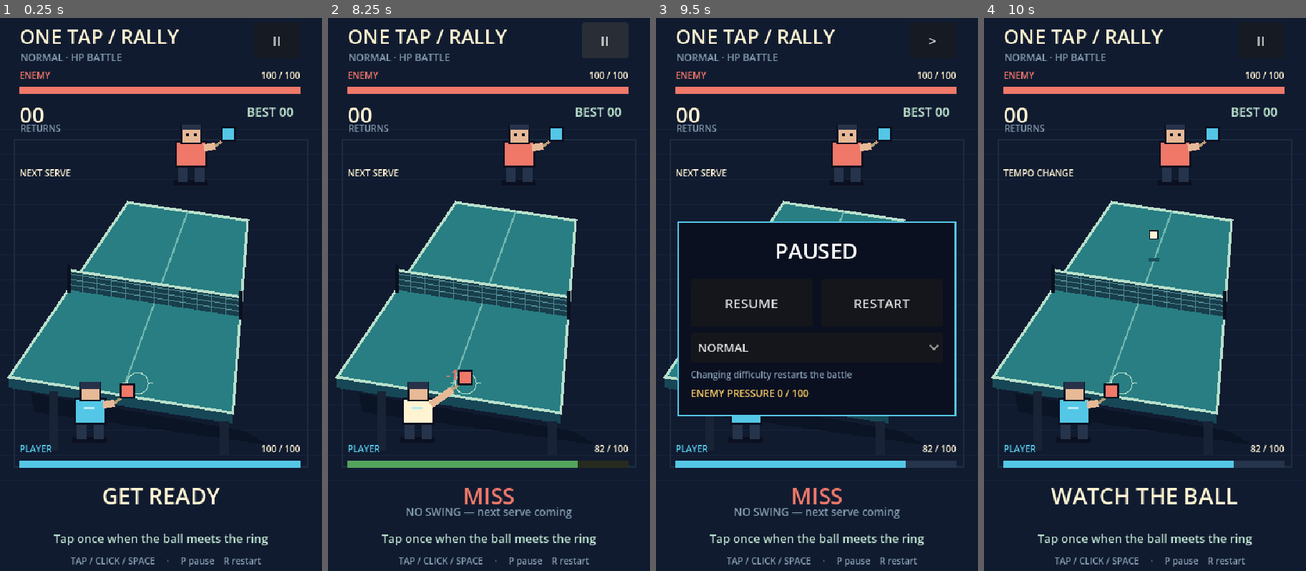
Above: before the commit, frames 1-4 (left to right).
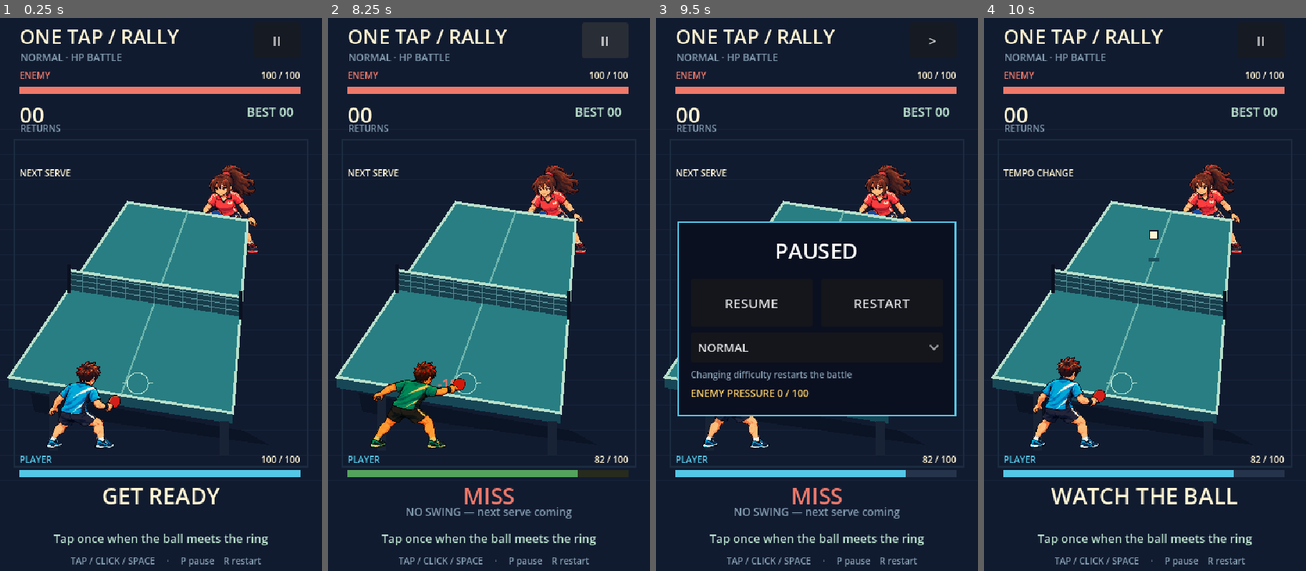
Above: after the commit, the same moments.

Repository: gy-kim-debug/project-table-tennis-battle
Game: Godot game, scene res://scenes/battle/battle.tscn
Two runs of this game, one before a commit and one after it. Both use one fixed random seed, a clock stepped at 60 frames per second and the inputs below.
Inputs (mouse positions are in pixels of both pictures, inside the frame that each line leads up to):
- Up to frame 1 (0.25 s): no input
- Up to frame 2 (8.25 s): click "II" at 0.5 s; click "RESTART" at 1.25 s; click "RESTART" at 2 s; click "RESTART" at 2.75 s; click "NORMAL" at 3.5 s; click "NORMAL" at 4.25 s; click ">" at 5 s; click "II" at 5.75 s; click "RESUME" at 6.5 s; click "II" at 7.25 s; click ">" at 8 s
- Up to frame 3 (9.5 s): tap Enter at 8.75 s; move the mouse to (887, 261) at 8.77 s; tap P at 8.85 s; click (887, 261) at 8.92 s; tap Space at 9.02 s
- Up to frame 4 (10 s): click "RESUME" at 9.5 s

The runs differ from the first frame. In frame 1, 6.2% of the frame differs, in the area x 6-94%, y 19-84%; in frame 2, 6.0%; in frame 3, 4.7%; in frame 4, 6.1%.

Commit message:
feat: add normalized 128px character animations and clock-aligned playback

Diff:
--- /dev/null
+++ b/assets/characters/enemy/frames.tres
@@ -0,0 +1,68 @@
+[gd_resource type="SpriteFrames" load_steps=18 format=3]
+
+[ext_resource type="Texture2D" path="res://assets/characters/enemy/enemy_idle.png" id="1"]
+[ext_resource type="Texture2D" path="res://assets/characters/enemy/enemy_swing.png" id="2"]
+[ext_resource type="Texture2D" path="res://assets/characters/enemy/enemy_miss.png" id="3"]
+
+[sub_resource type="AtlasTexture" id="idle_0"]
+atlas = ExtResource("1")
+region = Rect2(0, 0, 128, 128)
+
+[sub_resource type="AtlasTexture" id="idle_1"]
+atlas = ExtResource("1")
+region = Rect2(128, 0, 128, 128)
+
+[sub_resource type="AtlasTexture" id="idle_2"]
+atlas = ExtResource("1")
+region = Rect2(256, 0, 128, 128)
+
+[sub_resource type="AtlasTexture" id="idle_3"]
+atlas = ExtResource("1")
+region = Rect2(384, 0, 128, 128)
+
+[sub_resource type="AtlasTexture" id="swing_0"]
+atlas = ExtResource("2")
+region = Rect2(0, 0, 128, 128)
+
+[sub_resource type="AtlasTexture" id="swing_1"]
+atlas = ExtResource("2")
+region = Rect2(128, 0, 128, 128)
+
+[sub_resource type="AtlasTexture" id="swing_2"]
+atlas = ExtResource("2")
+region = Rect2(256, 0, 128, 128)
+
+[sub_resource type="AtlasTexture" id="swing_3"]
+atlas = ExtResource("2")
+region = Rect2(384, 0, 128, 128)
+
+[sub_resource type="AtlasTexture" id="swing_4"]
+atlas = ExtResource("2")
+region = Rect2(512, 0, 128, 128)
+
+[sub_resource type="AtlasTexture" id="swing_5"]
+atlas = ExtResource("2")
+region = Rect2(640, 0, 128, 128)
+
+[sub_resource type="AtlasTexture" id="miss_0"]
+atlas = ExtResource("3")
+region = Rect2(0, 0, 128, 128)
+
+[sub_resource type="AtlasTexture" id="miss_1"]
+atlas = ExtResource("3")
+region = Rect2(128, 0, 128, 128)
+
+[sub_resource type="AtlasTexture" id="miss_2"]
+atlas = ExtResource("3")
+region = Rect2(256, 0, 128, 128)
+
+[sub_resource type="AtlasTexture" id="miss_3"]
+atlas = ExtResource("3")
+region = Rect2(384, 0, 128, 128)
+
+[resource]
+animations = [
+{"frames": [{"duration": 1.0, "texture": SubResource("idle_0")}, {"duration": 1.0, "texture": SubResource("idle_1")}, {"duration": 1.0, "texture": SubResource("idle_2")}, {"duration": 1.0, "texture": SubResource("idle_3")}], "loop": true, "name": &"idle", "speed": 4.0},
+{"frames": [{"duration": 1.0, "texture": SubResource("swing_0")}, {"duration": 1.0, "texture": SubResource("swing_1")}, {"duration": 1.0, "texture": SubResource("swing_2")}, {"duration": 1.0, "texture": SubResource("swing_3")}, {"duration": 1.0, "texture": SubResource("swing_4")}, {"duration": 1.0, "texture": SubResource("swing_5")}], "loop": false, "name": &"swing", "speed": 20.0},
+{"frames": [{"duration": 1.0, "texture": SubResource("miss_0")}, {"duration": 1.0, "texture": SubResource("miss_1")}, {"duration": 1.0, "texture": SubResource("miss_2")}, {"duration": 1.0, "texture": SubResource("miss_3")}], "loop": false, "name": &"miss", "speed": 10.0},
+]
--- /dev/null
+++ b/assets/characters/player/frames.tres
@@ -0,0 +1,68 @@
+[gd_resource type="SpriteFrames" load_steps=18 format=3]
+
+[ext_resource type="Texture2D" path="res://assets/characters/player/player_idle.png" id="1"]
+[ext_resource type="Texture2D" path="res://assets/characters/player/player_swing.png" id="2"]
+[ext_resource type="Texture2D" path="res://assets/characters/player/player_miss.png" id="3"]
+
+[sub_resource type="AtlasTexture" id="idle_0"]
+atlas = ExtResource("1")
+region = Rect2(0, 0, 128, 128)
+
+[sub_resource type="AtlasTexture" id="idle_1"]
+atlas = ExtResource("1")
+region = Rect2(128, 0, 128, 128)
+
+[sub_resource type="AtlasTexture" id="idle_2"]
+atlas = ExtResource("1")
+region = Rect2(256, 0, 128, 128)
+
+[sub_resource type="AtlasTexture" id="idle_3"]
+atlas = ExtResource("1")
+region = Rect2(384, 0, 128, 128)
+
+[sub_resource type="AtlasTexture" id="swing_0"]
+atlas = ExtResource("2")
+region = Rect2(0, 0, 128, 128)
+
+[sub_resource type="AtlasTexture" id="swing_1"]
+atlas = ExtResource("2")
+region = Rect2(128, 0, 128, 128)
+
+[sub_resource type="AtlasTexture" id="swing_2"]
+atlas = ExtResource("2")
+region = Rect2(256, 0, 128, 128)
+
+[sub_resource type="AtlasTexture" id="swing_3"]
+atlas = ExtResource("2")
+region = Rect2(384, 0, 128, 128)
+
+[sub_resource type="AtlasTexture" id="swing_4"]
+atlas = ExtResource("2")
+region = Rect2(512, 0, 128, 128)
+
+[sub_resource type="AtlasTexture" id="swing_5"]
+atlas = ExtResource("2")
+region = Rect2(640, 0, 128, 128)
+
+[sub_resource type="AtlasTexture" id="miss_0"]
+atlas = ExtResource("3")
+region = Rect2(0, 0, 128, 128)
+
+[sub_resource type="AtlasTexture" id="miss_1"]
+atlas = ExtResource("3")
+region = Rect2(128, 0, 128, 128)
+
+[sub_resource type="AtlasTexture" id="miss_2"]
+atlas = ExtResource("3")
+region = Rect2(256, 0, 128, 128)
+
+[sub_resource type="AtlasTexture" id="miss_3"]
+atlas = ExtResource("3")
+region = Rect2(384, 0, 128, 128)
+
+[resource]
+animations = [
+{"frames": [{"duration": 1.0, "texture": SubResource("idle_0")}, {"duration": 1.0, "texture": SubResource("idle_1")}, {"duration": 1.0, "texture": SubResource("idle_2")}, {"duration": 1.0, "texture": SubResource("idle_3")}], "loop": true, "name": &"idle", "speed": 4.0},
+{"frames": [{"duration": 1.0, "texture": SubResource("swing_0")}, {"duration": 1.0, "texture": SubResource("swing_1")}, {"duration": 1.0, "texture": SubResource("swing_2")}, {"duration": 1.0, "texture": SubResource("swing_3")}, {"duration": 1.0, "texture": SubResource("swing_4")}, {"duration": 1.0, "texture": SubResource("swing_5")}], "loop": false, "name": &"swing", "speed": 20.0},
+{"frames": [{"duration": 1.0, "texture": SubResource("miss_0")}, {"duration": 1.0, "texture": SubResource("miss_1")}, {"duration": 1.0, "texture": SubResource("miss_2")}, {"duration": 1.0, "texture": SubResource("miss_3")}], "loop": false, "name": &"miss", "speed": 10.0},
+]
--- a/scripts/battle.gd
+++ b/scripts/battle.gd
@@ -86,6 +86,7 @@
 func _on_judged(grade: int, error_ms: float) -> void:
 	ui.show_judgement(grade, error_ms, float(clock.now_us()) / 1000000.0)
 	court.swing_at = float(clock.now_us()) / 1000000.0
+	court.animate_player(grade, court.swing_at, float(rally.contact_us) / 1000000.0)
 
 func _on_returned(_count: int) -> void:
 	court.contact_at = float(clock.now_us()) / 1000000.0
@@ -102,6 +103,7 @@
 func _on_enemy_defended(grade: int) -> void:
 	ui.show_enemy_defense(grade, float(clock.now_us()) / 1000000.0)
 	court.enemy_swing_at = float(clock.now_us()) / 1000000.0
+	court.animate_enemy(grade, court.enemy_swing_at)
 
 func _on_damaged(side: int, amount: int, _remaining: int) -> void:
 	var now: float = float(clock.now_us()) / 1000000.0
--- /dev/null
+++ b/scripts/presentation/character_animator.gd
@@ -0,0 +1,67 @@
+extends RefCounted
+
+# Presentation-only: frame selection follows the same paused game clock as the ball.
+var frames: SpriteFrames
+var pivot: Vector2 = Vector2(64, 116)
+var racket_contact: Vector2 = Vector2(112, 52)
+var contact_frame: int = 3
+var animation: StringName = &"idle"
+var started_us: int = 0
+var last_now: float = 0.0
+
+func configure(role: String) -> bool:
+	var path: String = "res://assets/characters/%s/frames.tres" % role
+	if not ResourceLoader.exists(path):
+		return false
+	frames = load(path) as SpriteFrames
+	var metadata_path: String = "res://assets/characters/%s/manifest.json" % role
+	if FileAccess.file_exists(metadata_path):
+		var metadata: Variant = JSON.parse_string(FileAccess.get_file_as_string(metadata_path))
+		if metadata is Dictionary:
+			var point: Array = metadata.get("contact_point", [112, 52])
+			racket_contact = Vector2(point[0], point[1])
+			var anchor: Array = metadata.get("pivot", [64, 116])
+			pivot = Vector2(anchor[0], anchor[1])
+			contact_frame = int(metadata.get("contact_frame", 3))
+	return available()
+
+func available() -> bool:
+	return frames != null and frames.has_animation(&"idle") and frames.has_animation(&"swing") and frames.has_animation(&"miss")
+
+func reset() -> void:
+	animation = &"idle"
+	started_us = 0
+
+func swing_at(contact_time: float) -> void:
+	if not available():
+		return
+	animation = &"swing"
+	# The contact pose aligns to the logical contact time; it cannot change judgement.
+	started_us = roundi(contact_time * 1000000.0) - roundi(float(contact_frame) * 1000000.0 / frames.get_animation_speed(&"swing"))
+
+func miss_at(now: float) -> void:
+	if not available():
+		return
+	animation = &"miss"
+	started_us = roundi(now * 1000000.0)
+
+func index_at(now: float) -> int:
+	last_now = now
+	if not available():
+		return 0
+	var count: int = frames.get_frame_count(animation)
+	var fps: float = frames.get_animation_speed(animation)
+	var elapsed_us: int = maxi(0, roundi(now * 1000000.0) - started_us)
+	if animation != &"idle" and elapsed_us >= roundi(float(count) * 1000000.0 / fps):
+		animation = &"idle"
+		started_us = roundi(now * 1000000.0)
+		count = frames.get_frame_count(animation)
+		fps = frames.get_animation_speed(animation)
+		elapsed_us = 0
+	return mini(count - 1, int(float(elapsed_us) * fps / 1000000.0)) if animation != &"idle" else int(float(elapsed_us) * fps / 1000000.0) % count
+
+func texture_at(now: float) -> Texture2D:
+	if not available():
+		return null
+	var index: int = index_at(now)
+	return frames.get_frame_texture(animation, index)
--- a/scripts/presentation/court_view.gd
+++ b/scripts/presentation/court_view.gd
@@ -1,8 +1,14 @@
 extends Node2D
 
+const Animator = preload("res://scripts/presentation/character_animator.gd")
 const Rally = preload("res://scripts/core/rally_manager.gd")
 const INK = Color("0b1020")
 const LINE = Color("b9dfcb")
+var player_actor: RefCounted = Animator.new()
+var enemy_actor: RefCounted = Animator.new()
+var last_ball_id: int = -1
+var player_contact: Vector2
+var enemy_contact: Vector2
 var time_seconds: float = 0.0
 var ball: Vector3 = Vector3.ZERO
 var show_ball: bool = false
@@ -25,8 +31,17 @@
 	var half_width: float = lerpf(67.0, 125.0, point.y)
 	return Vector2(center.x + point.x * half_width, center.y + point.x * lerpf(10.0, 20.0, point.y) - (0.0 if ground else point.z))
 
+func _ready() -> void:
+	player_actor.configure("player")
+	enemy_actor.configure("enemy")
+
 func update_state(model: RefCounted, now_us: int) -> void:
 	time_seconds = float(now_us) / 1000000.0
+	player_contact = project_point(model.pattern.hit_point)
+	enemy_contact = project_point(model.pattern.start_point)
+	if model.ball_visible() and model.ball_id != last_ball_id:
+		last_ball_id = model.ball_id
+		enemy_actor.swing_at(float(model.phase_start_us) / 1000000.0)
 	show_ball = model.ball_visible()
 	strong_ball = model.incoming_strong and model.state != Rally.State.PLAYER_RETURN
 	waiting = not show_ball
@@ -41,6 +56,9 @@
 	enemy_swing_at = -10.0
 	player_hit_at = -10.0
 	enemy_hit_at = -10.0
+	player_actor.reset()
+	enemy_actor.reset()
+	last_ball_id = -1
 
 func _draw() -> void:
 	draw_rect(Rect2(0, 0, 360, 640), Color("111b30"))
@@ -50,7 +68,7 @@
 	draw_rect(Rect2(16, 153, 328, 365), Color("1b2b40"), false, 2)
 	draw_colored_polygon(PackedVector2Array([Vector2(34, 436), Vector2(273, 478), Vector2(302, 494), Vector2(39, 457)]), Color("0b1424"))
 	# Opponent faces the player, fixed in place.
-	_character(Vector2(213, 200), false, time_seconds - enemy_swing_at < 0.22)
+	_character(_anchor(false), false, time_seconds - enemy_swing_at < 0.22)
 	var corners: PackedVector2Array = PackedVector2Array([
 		project_point(Vector3(-1, 0, 0)), project_point(Vector3(1, 0, 0)),
 		project_point(Vector3(1, 1, 0)), project_point(Vector3(-1, 1, 0))])
@@ -82,7 +100,7 @@
 	if time_seconds - bounce_at < 0.16:
 		var r: float = 3.0 + (time_seconds - bounce_at) * 45.0
 		draw_arc(bounce_position, r, 0, TAU, 12, Color("fff4d2"), 1)
-	_character(Vector2(100, 487), true, time_seconds - swing_at < 0.22)
+	_character(_anchor(true), true, time_seconds - swing_at < 0.22)
 	if show_ball:
 		var pos: Vector2 = project_point(ball).round()
 		var shadow: Vector2 = project_point(ball, true).round()
@@ -102,6 +120,11 @@
 	if time_seconds - hit_at < 0.75:
 		var amount: int = player_damage if player else enemy_damage
 		draw_string(ThemeDB.fallback_font, feet + Vector2(32, -65 - (time_seconds - hit_at) * 18.0), "-%d" % amount, HORIZONTAL_ALIGNMENT_LEFT, -1, 16, Color("ef7869"))
+	var actor: RefCounted = player_actor if player else enemy_actor
+	if actor.available():
+		var tint: Color = Color("ffd166") if time_seconds - hit_at < 0.3 else Color.WHITE
+		draw_texture(actor.texture_at(time_seconds), (feet - actor.pivot).round(), tint)
+		return
 	draw_rect(Rect2(feet + Vector2(-19, -2), Vector2(38, 6)), INK)
 	draw_rect(Rect2(feet + Vector2(-14, -20), Vector2(11, 20)), Color("26344b"))
 	draw_rect(Rect2(feet + Vector2(5, -20), Vector2(11, 20)), Color("26344b"))
@@ -128,3 +151,21 @@
 	else:
 		enemy_hit_at = now
 		enemy_damage = amount
+
+func _anchor(player: bool) -> Vector2:
+	var actor: RefCounted = player_actor if player else enemy_actor
+	if actor.available():
+		return (player_contact if player else enemy_contact) - (actor.racket_contact - actor.pivot)
+	return Vector2(100, 487) if player else Vector2(213, 200)
+
+func animate_player(grade: int, now: float, contact_time: float) -> void:
+	if grade == 3:
+		player_actor.miss_at(now)
+	else:
+		player_actor.swing_at(contact_time)
+
+func animate_enemy(grade: int, now: float) -> void:
+	if grade == 3:
+		enemy_actor.miss_at(now)
+	else:
+		enemy_actor.swing_at(now)
--- a/scripts/presentation/prototype_ui.gd
+++ b/scripts/presentation/prototype_ui.gd
@@ -101,10 +101,10 @@
 	enemy_hp_label = _label("100 / 100", Vector2(218, 74), Vector2(118, 16), 10, Color("fff4d2"))
 	enemy_hp_label.horizontal_alignment = HORIZONTAL_ALIGNMENT_RIGHT
 	enemy_hp_bar = _hp_bar(Vector2(22, 94), Color("ef7869"))
-	_label("PLAYER", Vector2(22, 491), Vector2(120, 16), 10, Color("54c7e6"))
-	player_hp_label = _label("100 / 100", Vector2(218, 491), Vector2(118, 16), 10, Color("fff4d2"))
+	_label("PLAYER", Vector2(22, 503), Vector2(120, 16), 10, Color("54c7e6"))
+	player_hp_label = _label("100 / 100", Vector2(218, 503), Vector2(118, 16), 10, Color("fff4d2"))
 	player_hp_label.horizontal_alignment = HORIZONTAL_ALIGNMENT_RIGHT
-	player_hp_bar = _hp_bar(Vector2(22, 511), Color("54c7e6"))
+	player_hp_bar = _hp_bar(Vector2(22, 522), Color("54c7e6"))
 	defense_label = _label("", Vector2(22, 160), Vector2(148, 20), 11, Color("b9dfcb"))
 	pattern_label = _label("BASIC RETURN", Vector2(22, 183), Vector2(148, 18), 10, Color("fff4d2"))
 	_build_result_panel()
--- /dev/null
+++ b/tests/character_render_smoke.gd
@@ -0,0 +1,88 @@
+extends SceneTree
+
+const Scene = preload("res://scenes/battle/battle.tscn")
+const Fixture = preload("res://tests/fixtures/defense_ai.gd")
+var battle: Node
+var output: String = "user://character-smoke"
+
+func _initialize() -> void:
+	_run.call_deferred()
+
+func capture(name: String) -> void:
+	await RenderingServer.frame_post_draw
+	assert(root.get_texture().get_image().save_png(output.path_join(name + ".png")) == OK)
+	print("CAPTURE ", name)
+
+func at_time(now_us: int, advance: bool = true) -> void:
+	battle.clock.origin_us = Time.get_ticks_usec() - now_us
+	battle.clock.excluded_us = 0
+	if advance:
+		battle.combat.advance(now_us)
+	battle._refresh()
+	await process_frame
+
+func _run() -> void:
+	if DisplayServer.get_name() == "headless":
+		push_error("Character render test requires a display")
+		quit(1)
+		return
+	var args: PackedStringArray = OS.get_cmdline_user_args()
+	if not args.is_empty():
+		output = args[0]
+	DirAccess.make_dir_recursive_absolute(output)
+	battle = Scene.instantiate()
+	root.add_child(battle)
+	await process_frame
+	battle.set_process(false)
+	battle.backgrounded = false
+	battle.manually_paused = false
+	battle._sync_pause()
+	var fixture: RefCounted = Fixture.new()
+	battle.combat.enemy = fixture
+	battle.rally.enemy = fixture
+	battle.restart()
+	assert(battle.court.player_actor.available() and battle.court.enemy_actor.available())
+	var start: int = battle.rally.phase_start_us
+	await at_time(start + 500000)
+	await capture("character-idle")
+	await at_time(start + 800000)
+	var target: int = battle.rally.target_us
+	await at_time(target - 120000)
+	battle.request_swing()
+	await at_time(target - 100000, false)
+	await capture("character-backswing")
+	await at_time(target)
+	assert(battle.court.player_actor.index_at(float(target) / 1000000) == 3)
+	var contact: Vector2 = battle.court._anchor(true) + battle.court.player_actor.racket_contact - battle.court.player_actor.pivot
+	assert(contact.distance_to(battle.court.player_contact) < 0.001)
+	await capture("character-contact")
+	await at_time(target + 100000)
+	await capture("character-follow-through")
+	await at_time(battle.rally.phase_start_us + 850000)
+	await capture("character-enemy-contact")
+	var miss_time: int = battle.rally.target_us + 180001
+	await at_time(miss_time)
+	await at_time(miss_time + 100000, false)
+	await capture("character-player-miss")
+	battle.toggle_pause()
+	battle._refresh()
+	var paused_index: int = battle.court.player_actor.index_at(float(battle.clock.now_us()) / 1000000)
+	await create_timer(0.2).timeout
+	battle._refresh()
+	assert(battle.court.player_actor.index_at(float(battle.clock.now_us()) / 1000000) == paused_index)
+	await capture("character-paused")
+	battle.restart()
+	assert(battle.court.player_actor.animation == &"idle" and battle.court.enemy_actor.animation == &"idle")
+	battle.toggle_pause()
+	fixture.grade = 3
+	start = battle.rally.phase_start_us
+	await at_time(start + 800000)
+	target = battle.rally.target_us
+	await at_time(target)
+	battle.request_swing()
+	await at_time(target)
+	await at_time(battle.rally.phase_start_us + 850000)
+	await at_time(battle.rally.phase_start_us + 100000, false)
+	await capture("character-enemy-miss")
+	print("CHARACTER RENDER PASS: idle/swing/contact/miss, pause freezes frames, restart clears actions")
+	quit()
--- /dev/null
+++ b/tests/character_tests.gd
@@ -0,0 +1,58 @@
+extends RefCounted
+
+const Animator = preload("res://scripts/presentation/character_animator.gd")
+
+func run(check: Callable) -> void:
+	var frames: SpriteFrames = SpriteFrames.new()
+	frames.remove_animation(&"default")
+	for entry in [["idle", 4, 4.0], ["swing", 6, 20.0], ["miss", 4, 10.0]]:
+		frames.add_animation(entry[0])
+		frames.set_animation_speed(entry[0], entry[2])
+		for i in range(entry[1]):
+			var image: Image = Image.create_empty(128, 128, false, Image.FORMAT_RGBA8)
+			image.fill(Color(float(i) / 6.0, 0, 0, 1))
+			frames.add_frame(entry[0], ImageTexture.create_from_image(image))
+	var actor: RefCounted = Animator.new()
+	actor.frames = frames
+	check.call(actor.index_at(0.0) == 0 and actor.index_at(0.5) == 2, "idle animation advances with game time")
+	actor.swing_at(1.0)
+	check.call(actor.index_at(0.85) == 0, "swing begins before contact")
+	check.call(actor.index_at(1.0) == 3, "swing contact pose matches logical contact time")
+	var frozen: int = actor.index_at(1.05)
+	check.call(actor.index_at(1.05) == frozen, "paused game time freezes sprite frame")
+	actor.index_at(1.16)
+	check.call(actor.animation == &"idle", "swing recovers to idle")
+	actor.miss_at(2.0)
+	check.call(actor.index_at(2.0) == 0 and actor.index_at(2.2) == 2, "miss animates once")
+	actor.index_at(2.41)
+	check.call(actor.animation == &"idle", "miss recovers to idle")
+	actor.reset()
+	check.call(actor.animation == &"idle", "restart clears old character action")
+
+	for role in ["player", "enemy"]:
+		var actual: RefCounted = Animator.new()
+		check.call(actual.configure(role), "actual character library loads " + role)
+		check.call(actual.contact_frame == 3, "actual contact frame metadata")
+		for entry in [["idle", 4], ["swing", 6], ["miss", 4]]:
+			check.call(actual.frames.get_frame_count(entry[0]) == entry[1], "actual frame count " + role + entry[0])
+			for i in range(entry[1]):
+				var texture: Texture2D = actual.frames.get_frame_texture(entry[0], i)
+				check.call(texture.get_width() == 128 and texture.get_height() == 128, "actual AtlasTexture 128x128")
+				var image: Image = texture.get_image()
+				image.convert(Image.FORMAT_RGBA8)
+				var bytes: PackedByteArray = image.get_data()
+				var binary: bool = true
+				for offset in range(3, bytes.size(), 4):
+					if bytes[offset] != 0 and bytes[offset] != 255:
+						binary = false
+						break
+				check.call(binary, "actual frame alpha is binary")
+				check.call(image.get_used_rect().end.y == 117, "actual foot baseline remains 116")
+		actual.swing_at(1.0)
+		check.call(actual.index_at(1.0) == 3, "actual animation contacts on time")
+
+	for contact in [2.050051, 7.012345, 120.123456]:
+		actor.swing_at(contact)
+		check.call(actor.index_at(contact - 0.000001) == 2, "contact minus 1us remains preceding pose")
+		check.call(actor.index_at(contact) == 3, "microsecond contact boundary selects frame 3")
+		check.call(actor.index_at(contact + 0.000001) == 3, "contact plus 1us keeps contact pose")
--- a/tests/run_tests.gd
+++ b/tests/run_tests.gd
@@ -5,6 +5,7 @@
 const Clock = preload("res://scripts/core/game_clock.gd")
 const Rally = preload("res://scripts/core/rally_manager.gd")
 const Pattern = preload("res://scripts/core/pattern_data.gd")
+const CharacterTests = preload("res://tests/character_tests.gd")
 const Phase3Tests = preload("res://tests/phase3_tests.gd")
 const BattleTests = preload("res://tests/battle_tests.gd")
 const BattleScene = preload("res://scenes/battle/battle.tscn")
@@ -35,6 +36,7 @@
 	_test_pattern()
 	BattleTests.new().run(check)
 	Phase3Tests.new().run(check)
+	CharacterTests.new().run(check)
 	await _test_scene_inputs()
 	await _test_scene_battle()
 	await _test_scene_difficulty()
Binary file added: assets/characters/enemy/enemy_base.png
Not shown, added: assets/characters/enemy/enemy_base.png.import
Binary file added: assets/characters/enemy/enemy_idle.png
Not shown, added: assets/characters/enemy/enemy_idle.png.import
Binary file added: assets/characters/enemy/enemy_miss.png
Not shown, added: assets/characters/enemy/enemy_miss.png.import
Binary file added: assets/characters/enemy/enemy_swing.png
Not shown, added: assets/characters/enemy/enemy_swing.png.import
Binary file added: assets/characters/enemy/idle_preview.gif
Not shown, added: assets/characters/enemy/manifest.json
Binary file added: assets/characters/enemy/miss_preview.gif
Binary file added: assets/characters/enemy/preview.gif
(and 30 more such lines)
